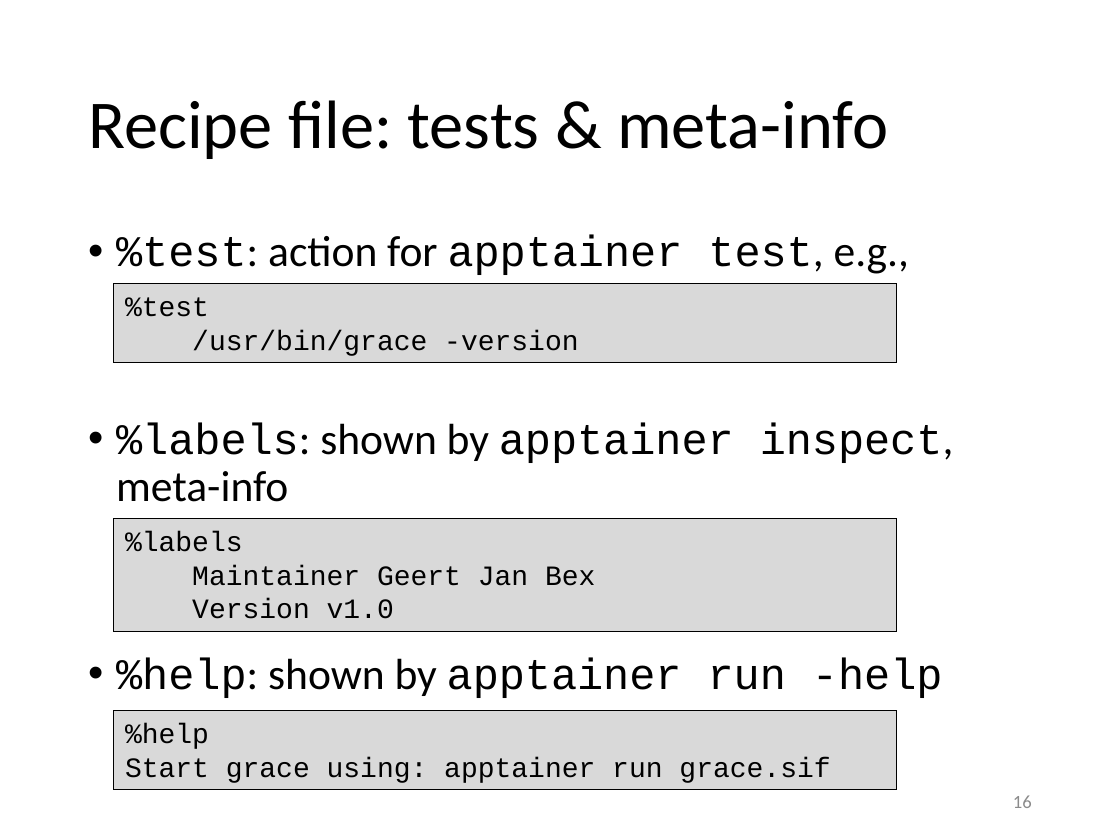
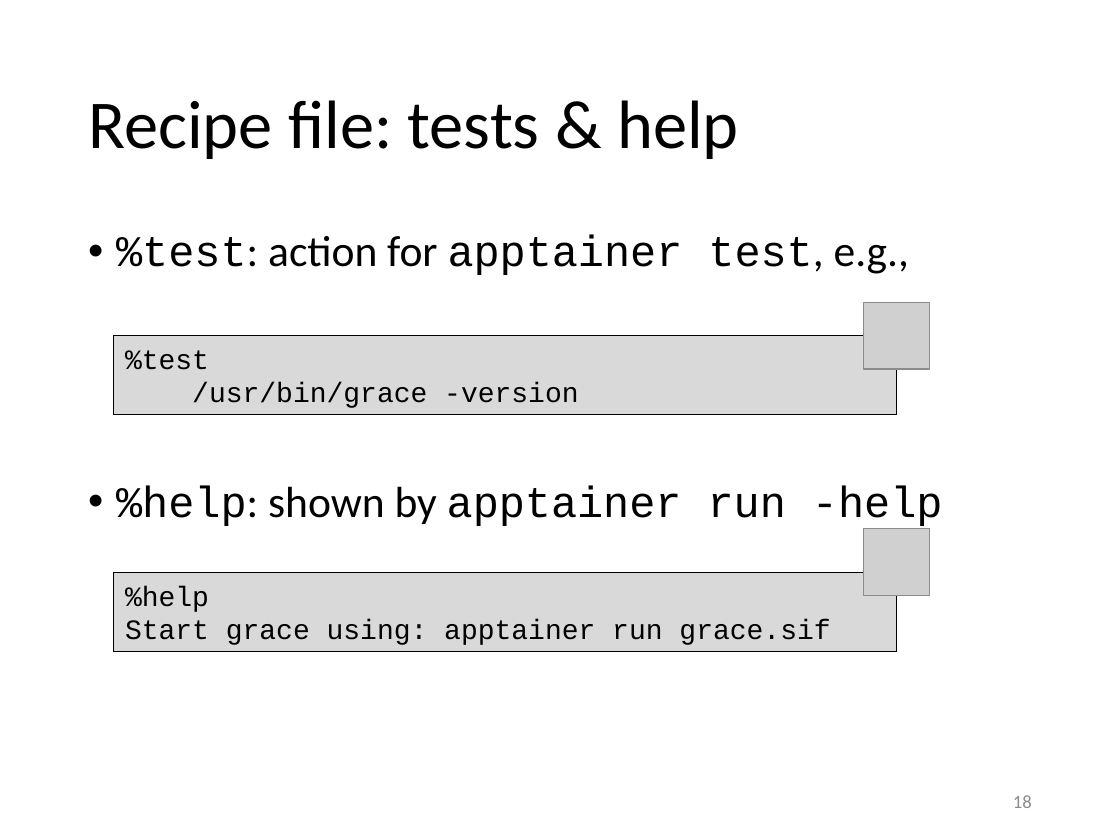
Before and after one commit to gjbex/Containers-for-HPC, a slide deck: slide 18 of containers_for_hpc.pptx (slide 16 before the commit). Drawn at 1120x840 pixels with LibreOffice and Linux fonts; fonts in the diff are those of the drawing; grey boxes stand for pictures. Boxes give left, top, right and bottom in pixels: in the first picture for what was removed or moved away, otherwise in the second. Text is boxed around its words. In the diff, an @@ line names an element or a change of style, - is before the commit and + after.

```diff
--- a/containers_for_hpc.pptx
+++ b/containers_for_hpc.pptx
@@ title at <box>88,100,739,159</box>: text changed @@
-Recipe file: tests & meta-info
+Recipe file: tests & help
@@ picture added at <box>864,302,930,368</box> @@
@@ rectangle "%test": place and size @@
-rectangle "%test" at <box>114,283,897,363</box>
+rectangle "%test" at <box>114,336,897,416</box>
@@ text at <box>116,422,954,502</box>: paragraph removed @@
-• %labels: shown by apptainer inspect, meta-info
@@ rectangle removed at <box>114,519,897,632</box> @@
-%labels
-Maintainer Geert Jan Bex
-Version v1.0
@@ picture added at <box>864,529,930,595</box> @@
@@ rectangle "%help": place and size @@
-rectangle "%help" at <box>114,710,897,790</box>
+rectangle "%help" at <box>114,572,897,652</box>
@@ page number at <box>1013,795,1032,808</box>: text changed @@
-16
+18
```
Also in this commit, not shown: 1 other slide changed, 7 slides added.
